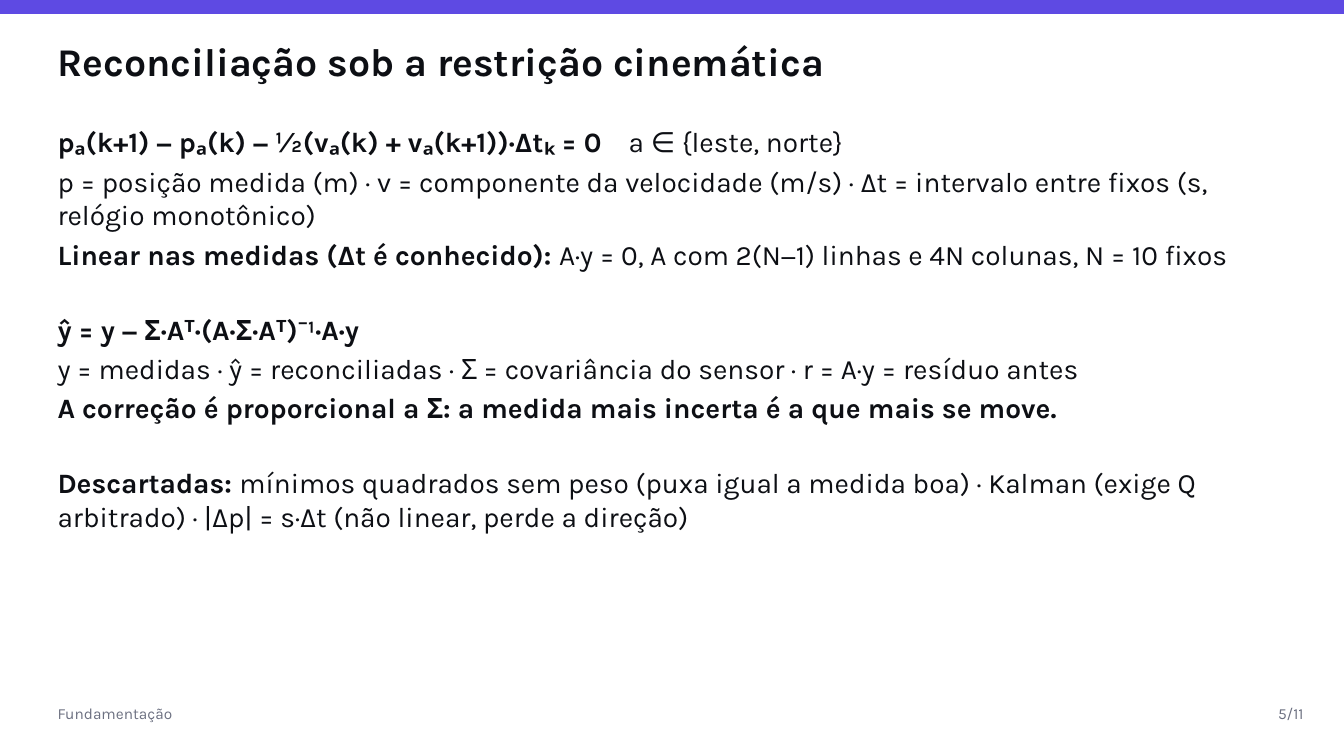
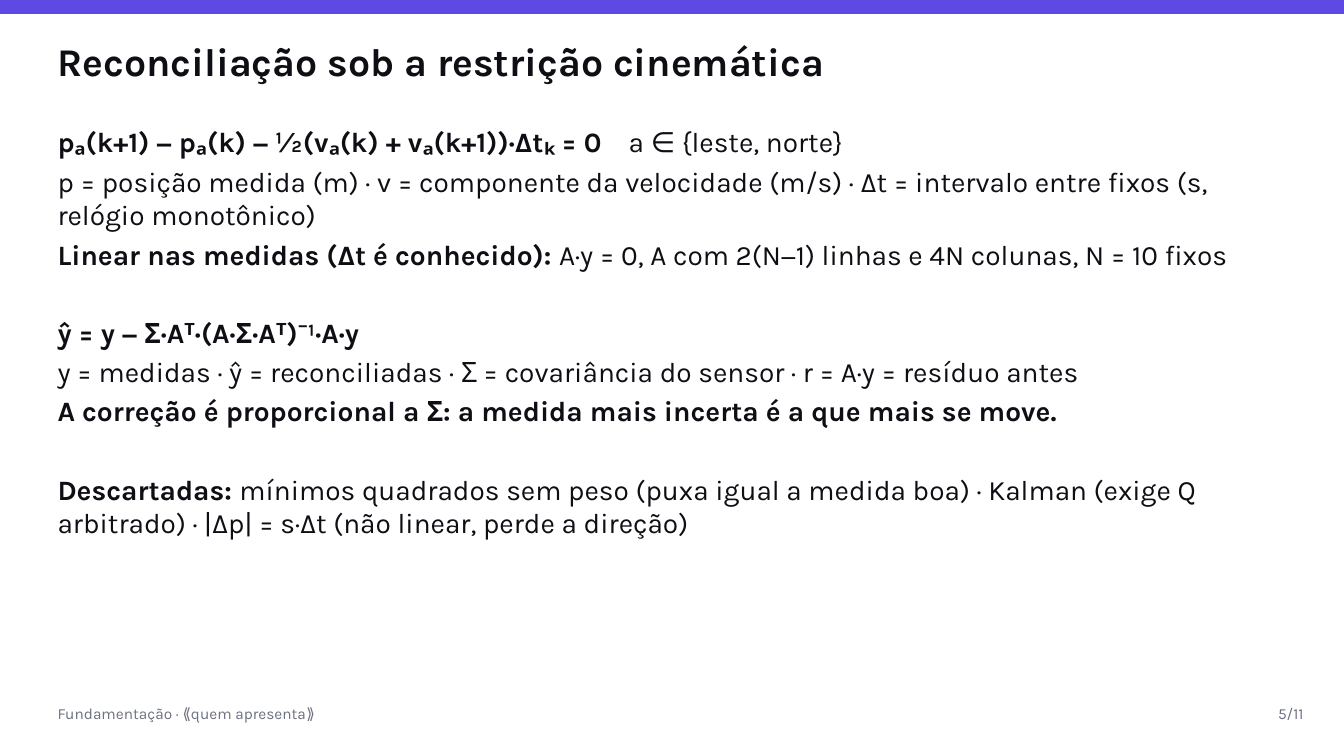
Before and after one commit to AlphaFNTZ/rastro, a slide deck: slide 5 of docs/presentations/apresentacao_I_AV1.pptx. Drawn at 1344x756 pixels with LibreOffice and Linux fonts; fonts in the diff are those of the drawing. Boxes give left, top, right and bottom in pixels: in the first picture for what was removed or moved away, otherwise in the second. Text is boxed around its words. In the diff, an @@ line names an element or a change of style, - is before the commit and + after.

```diff
--- a/docs/presentations/apresentacao_I_AV1.pptx
+++ b/docs/presentations/apresentacao_I_AV1.pptx
@@ text "pₐ(k+1) − pₐ(k) − ½(vₐ(k) ..." rewrapped from (58, 131, 1227, 534) to (58, 131, 1227, 540) @@
@@ text at (58, 708, 306, 723): text changed @@
-Fundamentação
+Fundamentação · ⟪quem apresenta⟫
```
Also in this commit, not shown: 6 other slides changed, 3 slides added, 3 slides removed, 1 other file.
